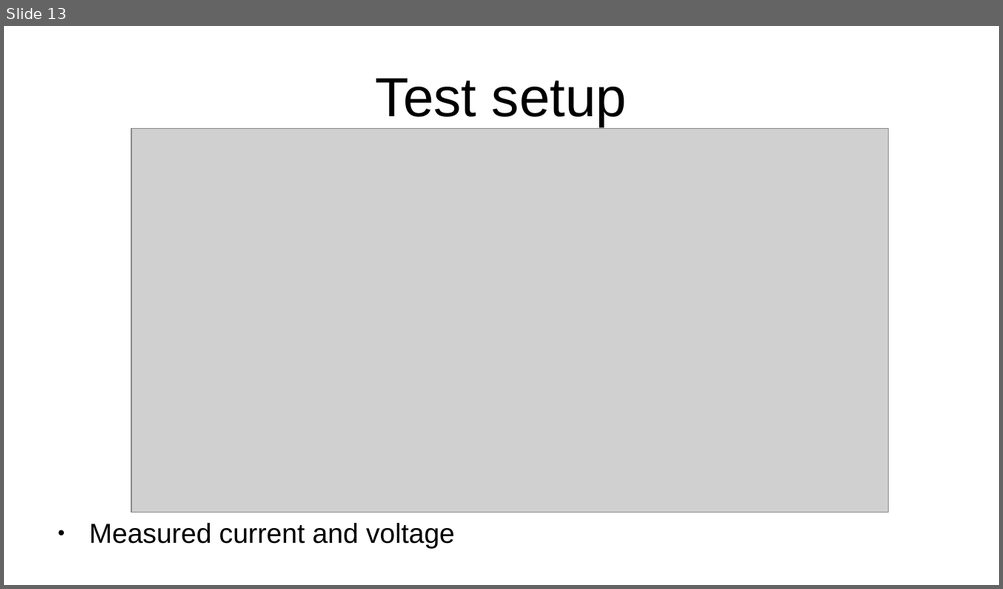
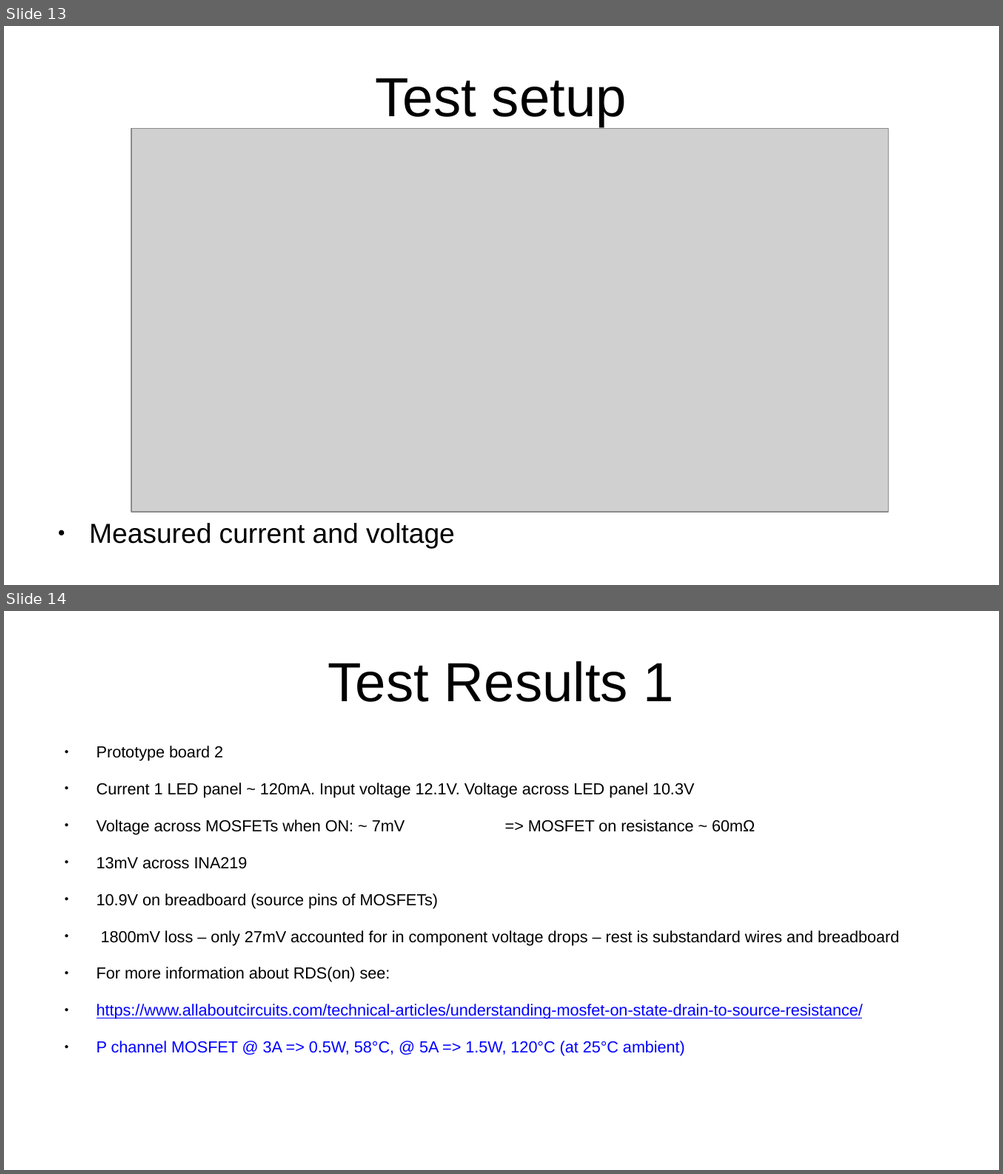
Before and after one commit to codewrite/COBHouseLights, a slide deck: doc/Presentation.pptx. Shown one above the other, each under a label of ours: slide 13 before the commit, slides 13 and 14 after it. The pictures are 1003x589 and 1003x1174 pixels, drawn with LibreOffice and Linux fonts; fonts in the diff are those of the drawing; grey boxes stand for pictures. Boxes give left, top, right and bottom in pixels: in the first picture for what was removed or moved away, otherwise in the second. Text is boxed around its words. In the diff, an @@ line names an element or a change of style, - is before the commit and + after.

```diff
--- a/doc/Presentation.pptx
+++ b/doc/Presentation.pptx
@@ slide 14 added at box(4, 611, 999, 1170), background #FFFFFF @@
@@ text added at box(328, 661, 674, 702), 44 pt, text #000000 @@
+Test Results 1
@@ text added at box(96, 746, 899, 1056), 12.7 pt, text #000000 @@
+● Prototype board 2
+● Current 1 LED panel ~ 120mA. Input voltage 12.1V. Voltage across LED panel 10.3V
+● Voltage across MOSFETs when ON: ~ 7mV => MOSFET on resistance ~ 60mΩ
+● 13mV across INA219
+● 10.9V on breadboard (source pins of MOSFETs)
+● 1800mV loss – only 27mV accounted for in component voltage drops – rest is substandard wires and breadboard
+● For more information about RDS(on) see:
+● https://www.allaboutcircuits.com/technical-articles/understanding-mosfet-on-state-drain-to-source-resistance/
+● P channel MOSFET @ 3A => 0.5W, 58°C, @ 5A => 1.5W, 120°C (at 25°C ambient)
```
Also in this commit, not shown: 3 slides changed, 3 other slides added, 1 slide removed, 17 other files.
